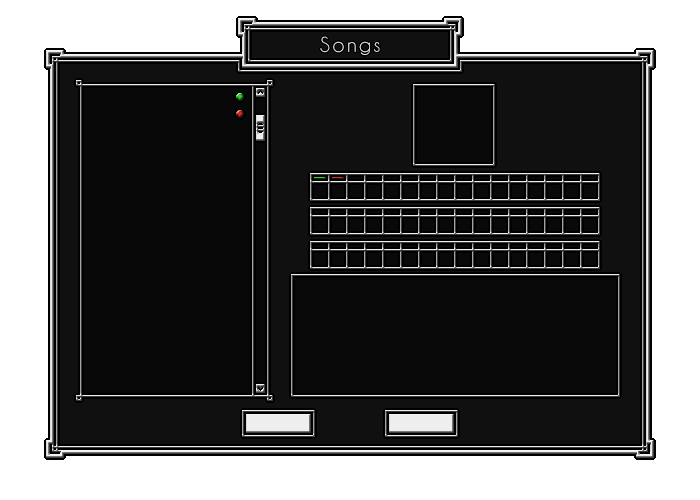
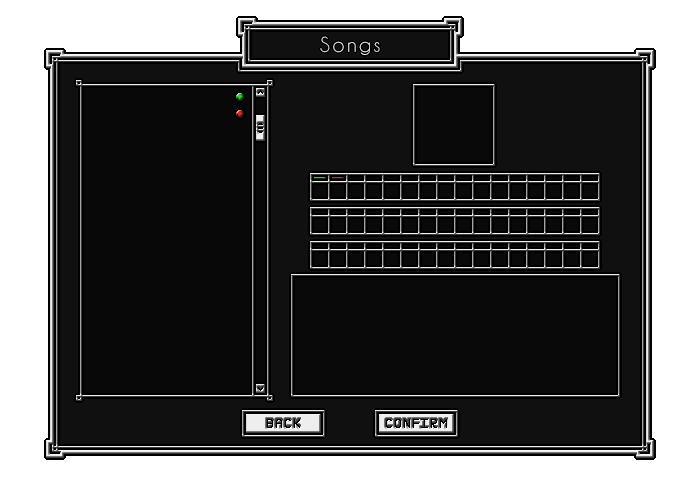
Layers edited between the first and the second 700px x 500px image:
renamed "Buttons Alt" to "Buttons 2", painted on it, masked it over left=265, top=410, right=448, bottom=437
